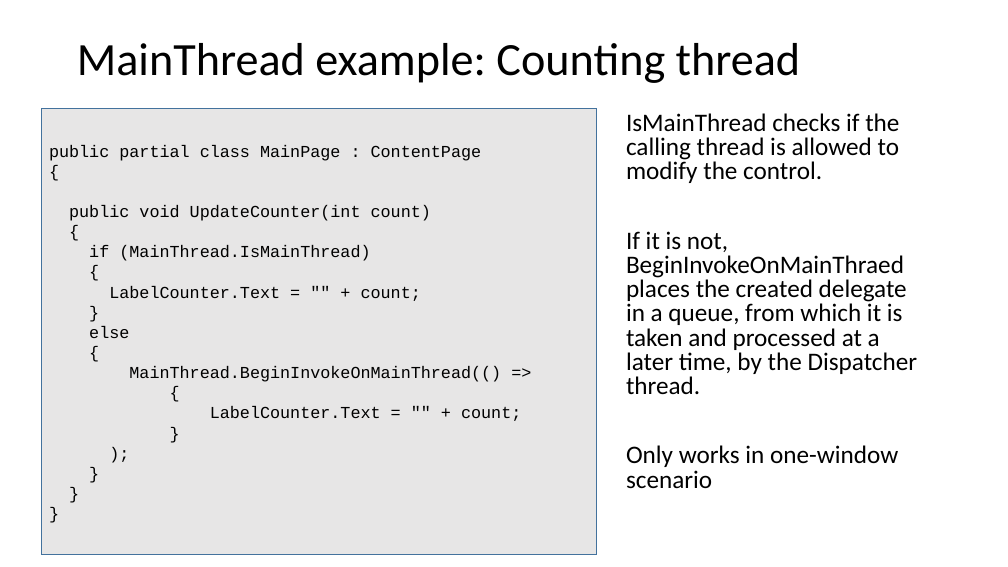
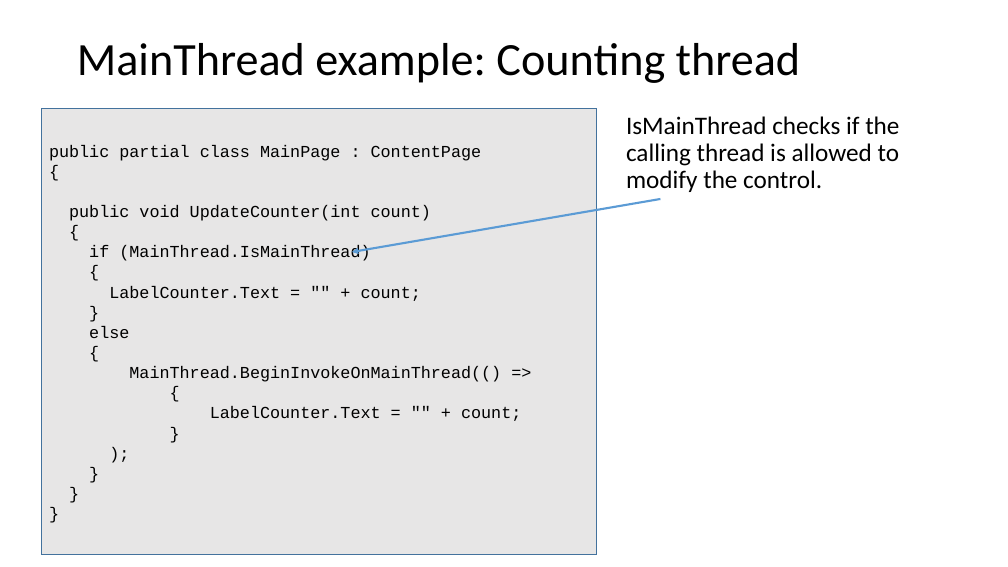
Before and after one commit to codesmurf/st3its3_teaching, a slide deck: slide 34 of 05 Thread Synchronization 1/Thread Synchronization.pptx (slide 24 before the commit). Drawn at 1008x567 pixels with LibreOffice and Linux fonts; fonts in the diff are those of the drawing. Boxes give left, top, right and bottom in pixels: in the first picture for what was removed or moved away, otherwise in the second. Text is boxed around its words. In the diff, an @@ line names an element or a change of style, - is before the commit and + after.

Commit message:
Updates to Thread sync slides

```diff
--- a/05 Thread Synchronization 1/Thread Synchronization.pptx
+++ b/05 Thread Synchronization 1/Thread Synchronization.pptx
@@ text "IsMainThread checks if the calling ..." at [626, 116, 899, 192]: line spacing 0.8 to 0.9 @@
@@ arrow added from (661, 199) to (352, 252), #5B9BD5 2 pt @@
@@ text at [626, 231, 917, 489]: paragraphs removed @@
-If it is not, BeginInvokeOnMainThraed places the created delegate in a queue, from which it is taken and processed at a later time, by the Dispatcher thread.
-Only works in one-window scenario
```
Also in this commit, not shown: 10 other slides changed, 12 slides added, 1 other file.
